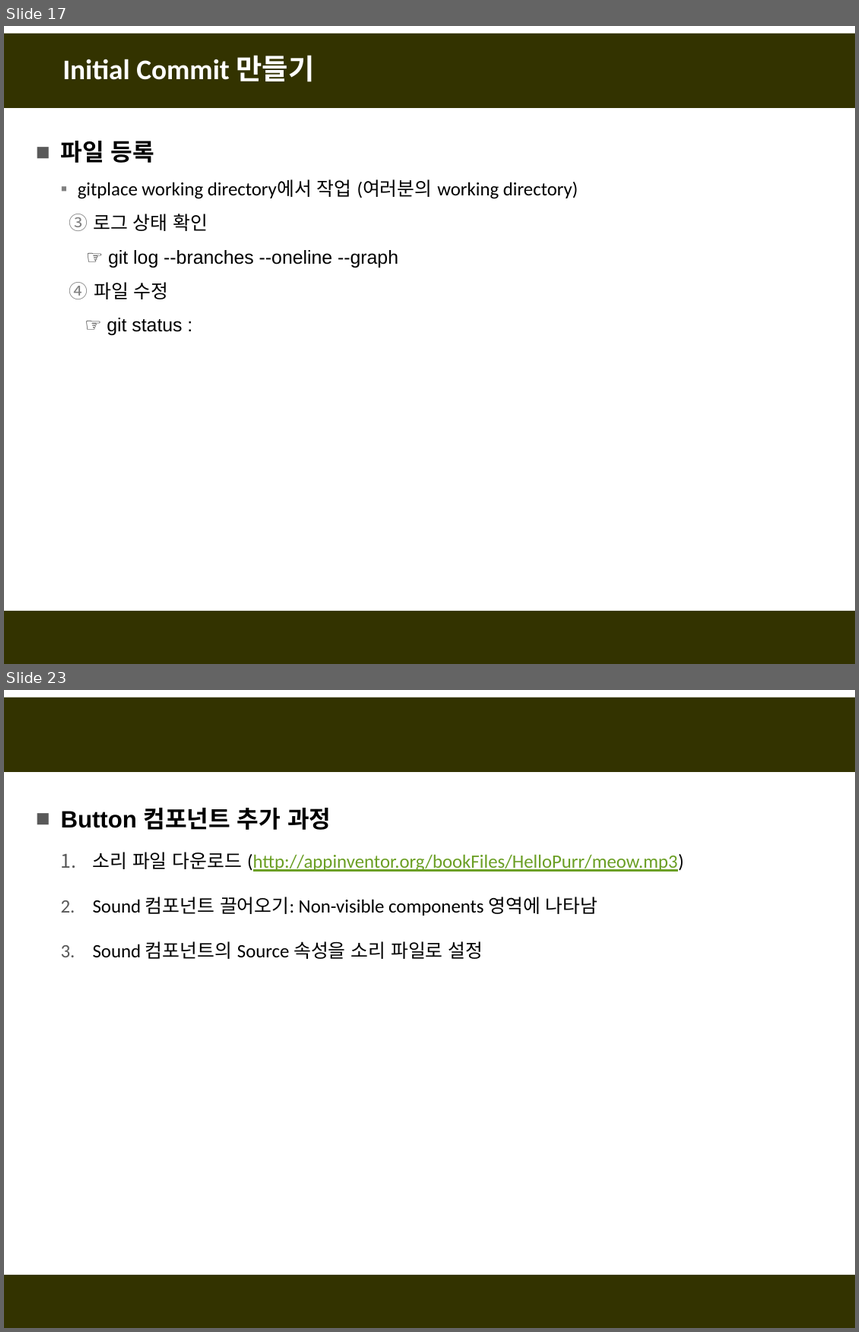
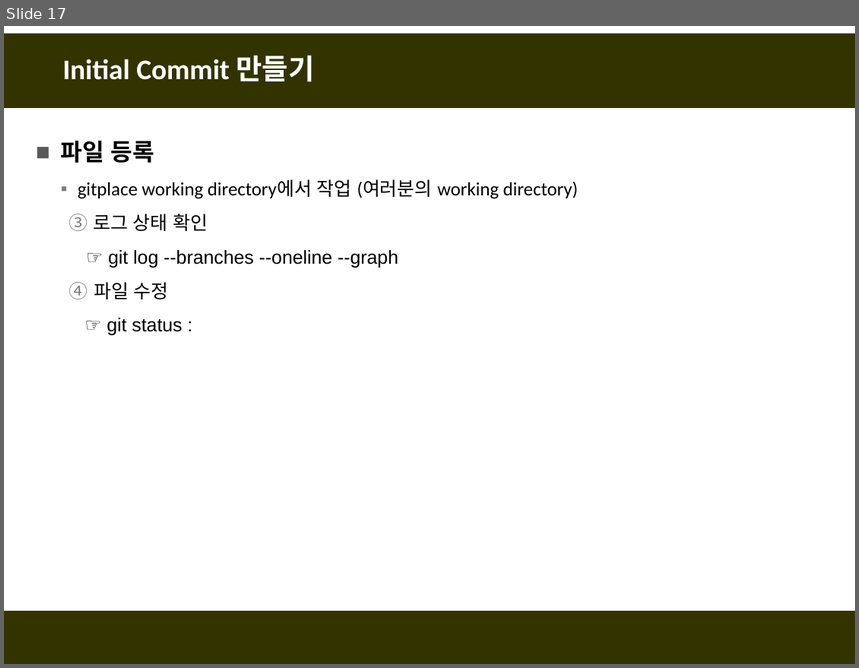
Before and after one commit to fasthill/github-lecture, a slide deck: git및github첫걸음.pptx. Shown one above the other, each under a label of ours: slides 17 and 23 before the commit, slide 17 after it; the slides between them are not shown. The pictures are 859x1332 and 859x668 pixels, drawn with LibreOffice and Linux fonts; fonts in the diff are those of the drawing. Boxes give left, top, right and bottom in pixels: in the first picture for what was removed or moved away, otherwise in the second. Text is boxed around its words. In the diff, an @@ line names an element or a change of style, - is before the commit and + after.

```diff
--- a/git및github첫걸음.pptx
+++ b/git및github첫걸음.pptx
@@ slide 23 removed at [4,690,855,1328], background #FFFFFF; not listed: 2 template elements that a slide beside it also shows @@
@@ text removed at [61,808,684,959] @@
-■ Button 컴포넌트 추가 과정
-  1. 소리 파일 다운로드 (http://appinventor.org/bookFiles/HelloPurr/meow.mp3)
-  2. Sound 컴포넌트 끌어오기: Non-visible components 영역에 나타남
-  3. Sound 컴포넌트의 Source 속성을 소리 파일로 설정
```
Also in this commit, not shown: 5 slides changed, 10 slides added, 3 other slides removed.
